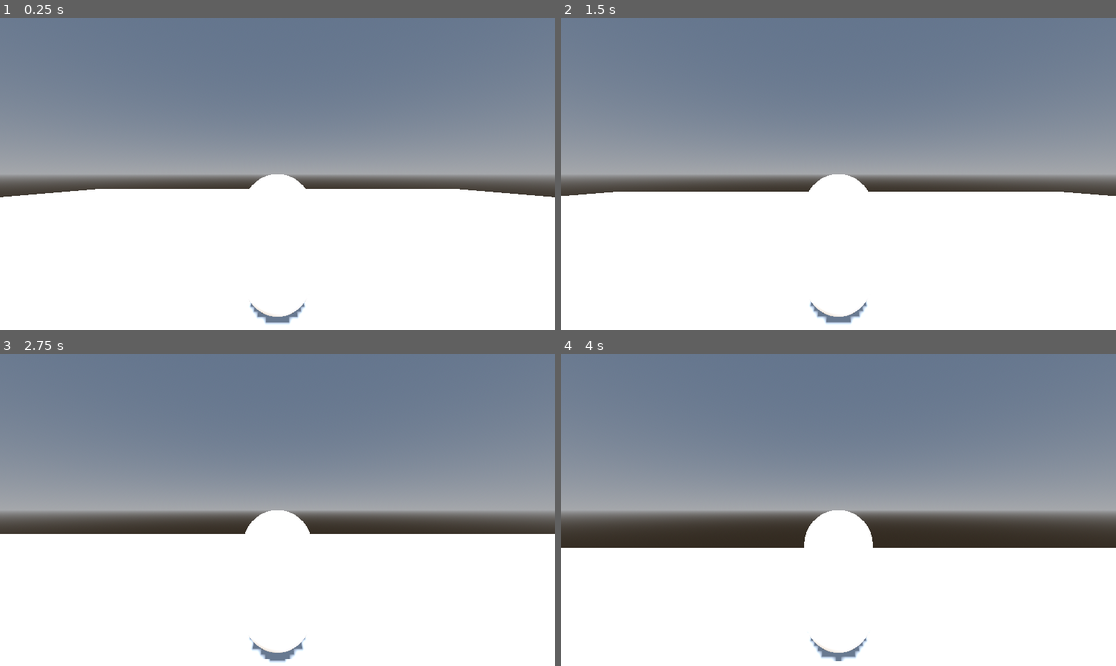
Above: before the commit, frames 1-4 (two rows, left to right).
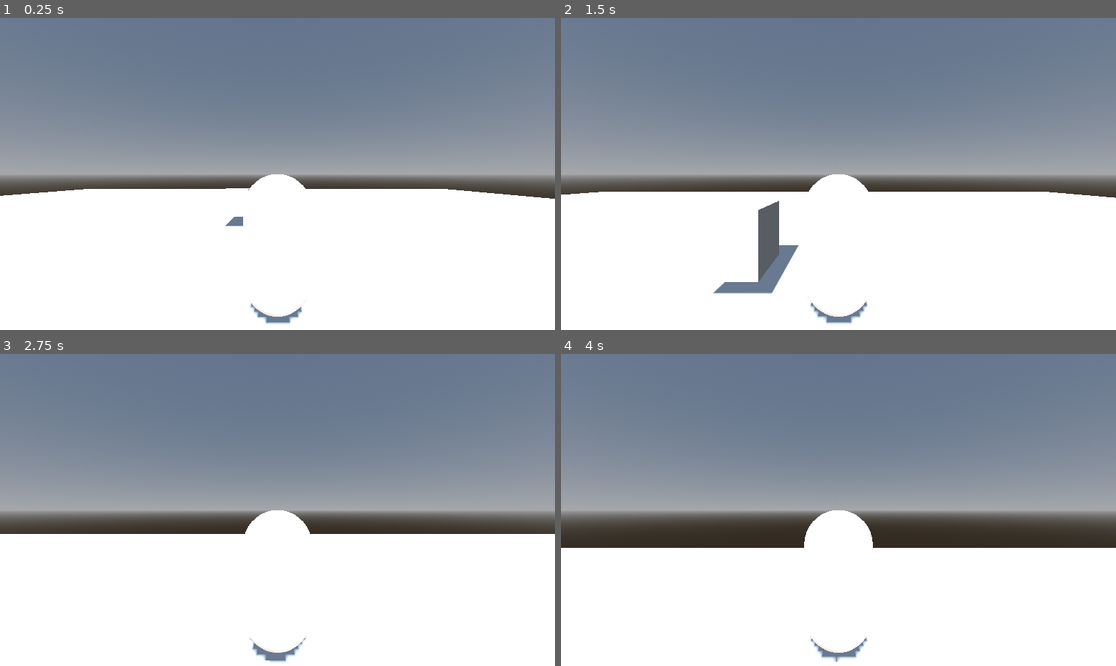
Above: after the commit, the same moments.

Repository: olddine/prueba-godot-2
Game: Godot game, scene res://scene/main.tscn
The game is run twice, just before and just after one commit, with the same random seed, the same clock (stepped at 60 frames per second) and the same inputs.
Inputs (mouse positions are in pixels of both pictures, inside the frame that each line leads up to):
- Up to frame 1 (0.25 s): no input
- Up to frame 2 (1.5 s): tap Enter (ui_accept) at 0.5, 0.77 s; move the mouse to (866, 174) at 0.52 s; hold W (ui_up) from 0.53 s (still down); move the mouse to (810, 174) at 1.27 s
- Up to frame 3 (2.75 s): keep holding W (ui_up); tap Enter (ui_accept) at 1.52 s; move the mouse to (288, 503) at 2.02 s
- Up to frame 4 (4 s): keep holding W (ui_up); move the mouse to (832, 516) at 2.77 s; tap Enter (ui_accept) at 3.02, 3.77 s; move the mouse to (877, 513) at 3.52 s

The runs differ from the first frame. In frame 1, 0.2% of the frame differs, in the area x 0-100%, y 54-98%; in frame 2, 1.6%, in the area x 0-100%, y 55-98%; in frame 3, less than 0.1%; in frame 4, less than 0.1%.

Commit message:
test
Test

Diff:
--- a/GDSCOOL 3D GODOT 4/scene/main.tscn
+++ b/GDSCOOL 3D GODOT 4/scene/main.tscn
@@ -52,4 +52,4 @@
 skeleton = NodePath("../MeshInstance3D")
 
 [node name="player" parent="." instance=ExtResource("2_04gi3")]
-transform = Transform3D(1, 0, 0, 0, 1, 0, 0, 0, 1, 0, 1.41926, 0)
+transform = Transform3D(1, 0, 0, 0, 1, 0, 0, 0, 1, 1.61258, 1.41926, 0)
